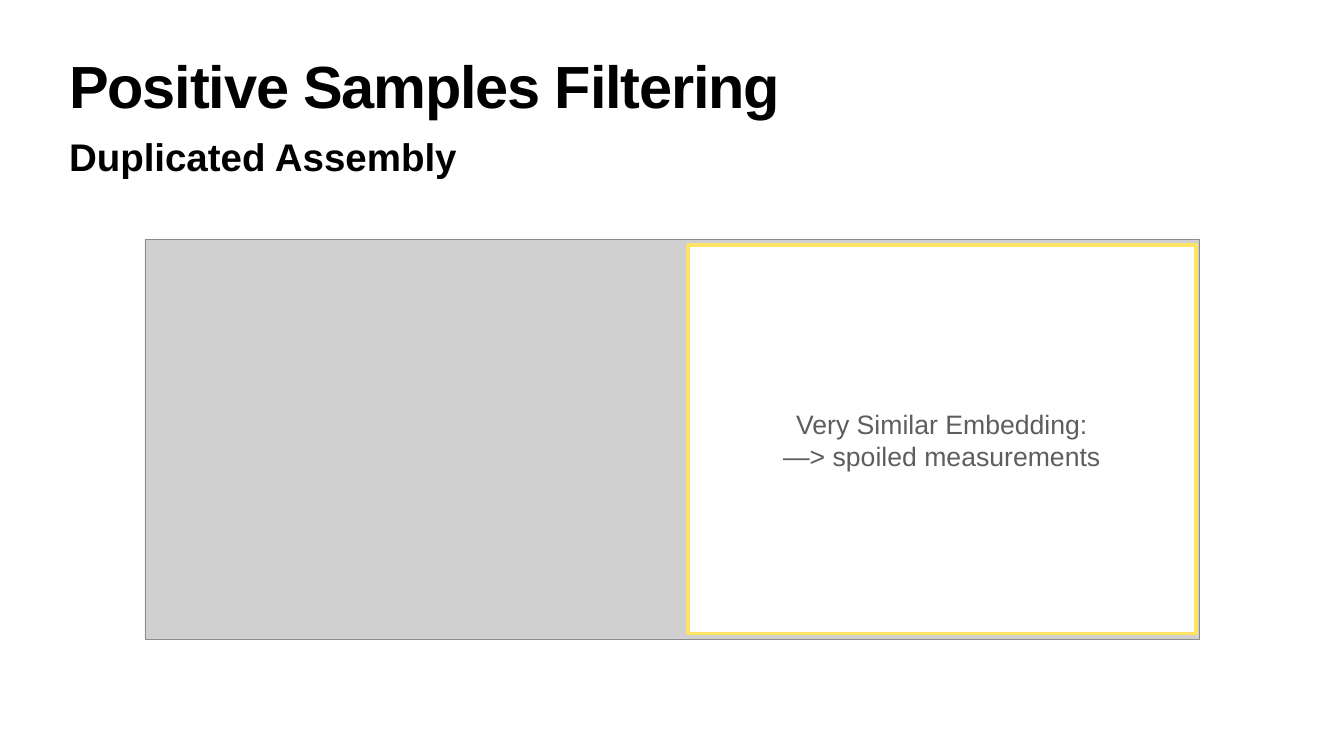
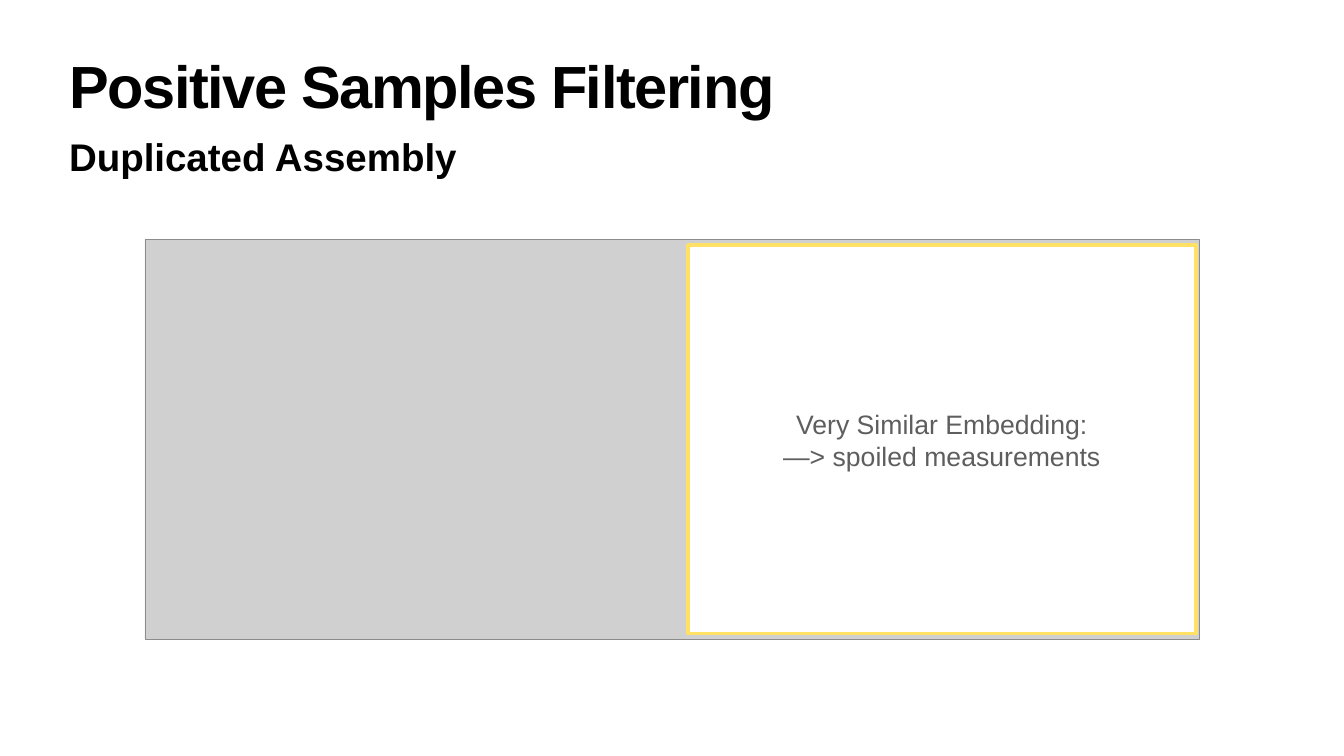
Before and after one commit to julig3ccd/BinAI, a slide deck: slide 10 of presentation/final_presentation.pptx (slide 8 before the commit). Drawn at 1344x756 pixels with LibreOffice and Linux fonts; fonts in the diff are those of the drawing; grey boxes stand for pictures. Boxes give left, top, right and bottom in pixels: in the first picture for what was removed or moved away, otherwise in the second. Text is boxed around its words. In the diff, an @@ line names an element or a change of style, - is before the commit and + after.

```diff
--- a/presentation/final_presentation.pptx
+++ b/presentation/final_presentation.pptx
@@ title "Positive Samples Filtering" at bbox=[69, 65, 774, 118]: letter spacing -1.7 to -2 pt @@
```
Also in this commit, not shown: 4 other slides changed, 3 slides added, 1 slide removed.
